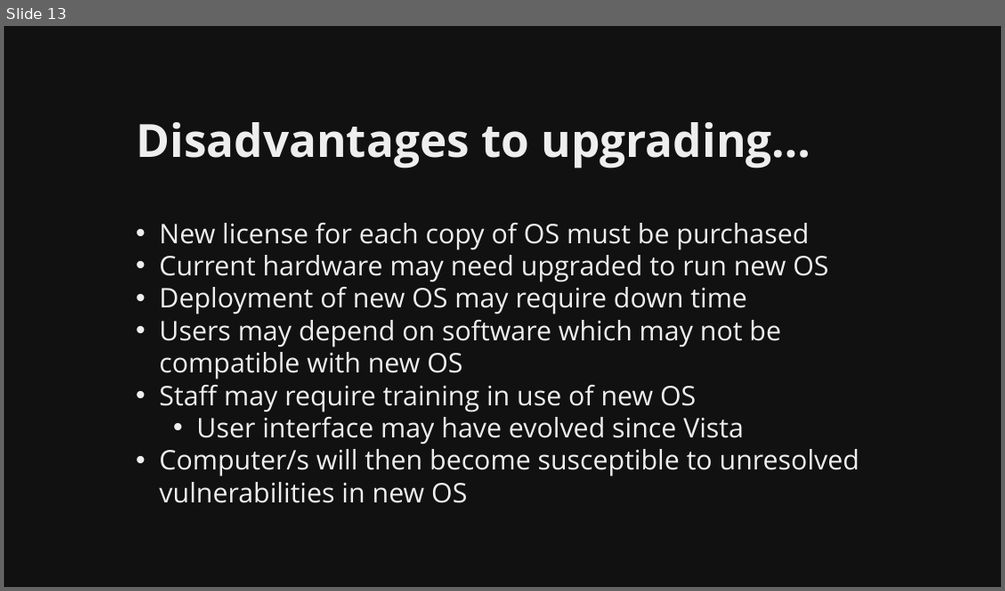
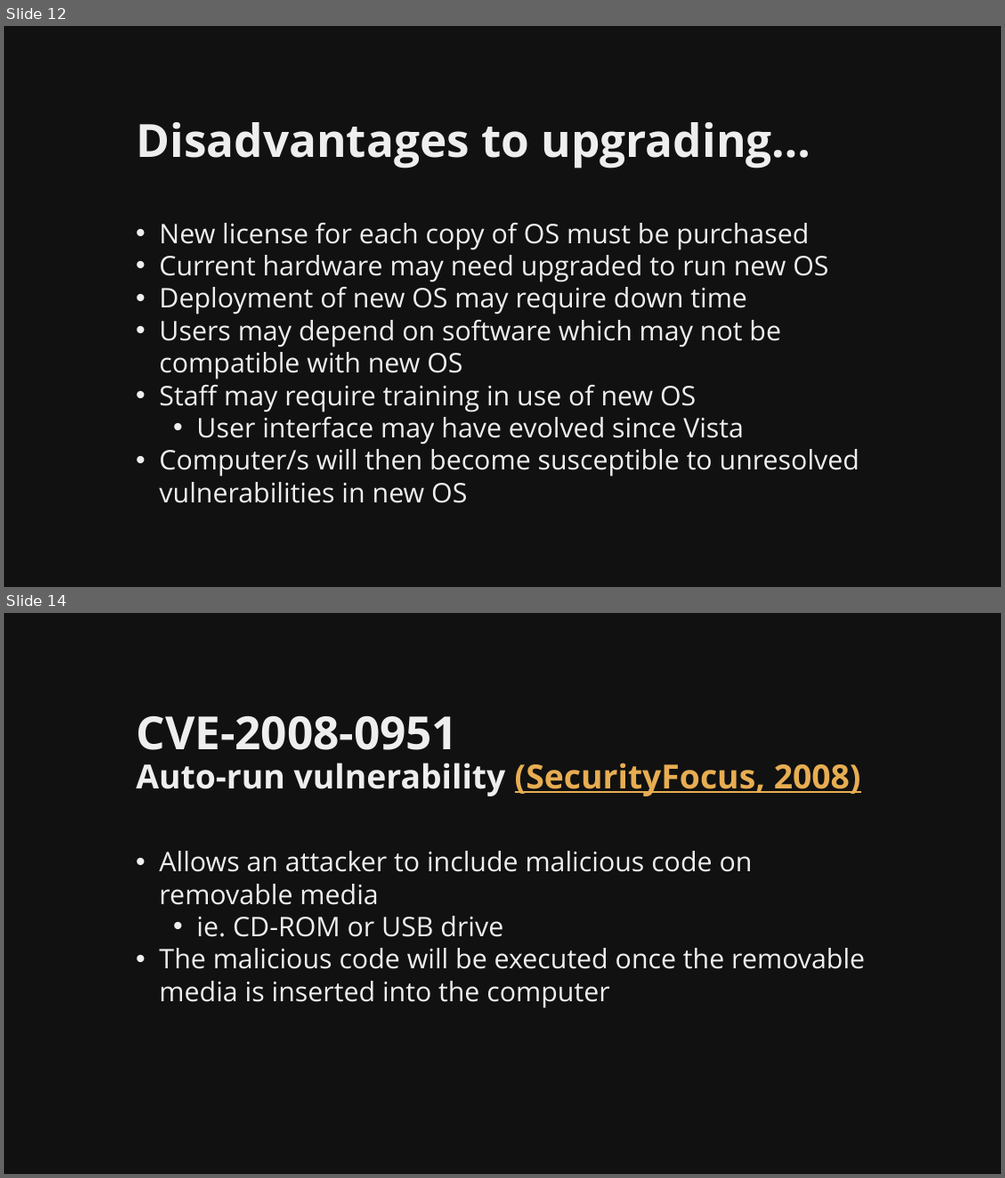
Before and after one commit to martymcflywa/ecu, a slide deck: year_1/sem_2/CSI1101_computer_security/0b_assignment_2_[22MAY15_0900]/dev/CSI1101_PONCE_A2_v01.pptx. Shown one above the other, each under a label of ours: slide 13 before the commit, slides 12 and 14 after it; the slides between them are not shown. The pictures are 1005x591 and 1005x1178 pixels, drawn with LibreOffice and Linux fonts; fonts in the diff are those of the drawing. Boxes give left, top, right and bottom in pixels: in the first picture for what was removed or moved away, otherwise in the second. Text is boxed around its words. In the diff, an @@ line names an element or a change of style, - is before the commit and + after.

```diff
--- a/year_1/sem_2/CSI1101_computer_security/0b_assignment_2_[22MAY15_0900]/dev/CSI1101_PONCE_A2_v01.pptx
+++ b/year_1/sem_2/CSI1101_computer_security/0b_assignment_2_[22MAY15_0900]/dev/CSI1101_PONCE_A2_v01.pptx
@@ slide 14 added at (4,613,1001,1174), background #111111 @@
@@ title added at (136,715,861,796), 32 pt, text #EEEEEE, bold @@
+CVE-2008-0951
+Auto-run vulnerability (SecurityFocus, 2008)
@@ text added at (159,851,865,1008), 26 pt, text #EEEEEE @@
+• Allows an attacker to include malicious code on removable media
+  • ie. CD-ROM or USB drive
+• The malicious code will be executed once the removable media is inserted into the computer
@@ what was slide 13 is now slide 12 @@
```
Also in this commit, not shown: 4 slides changed, 7 other slides added, 1 slide removed, 3 other files.
